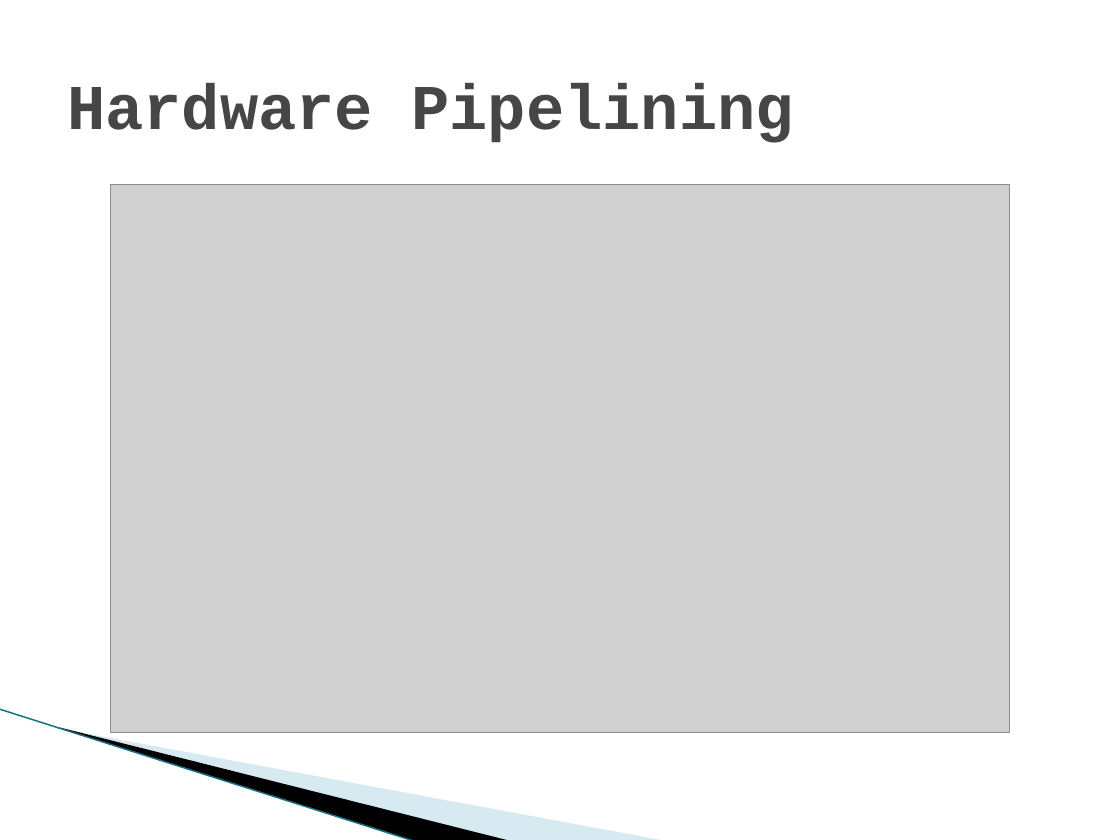
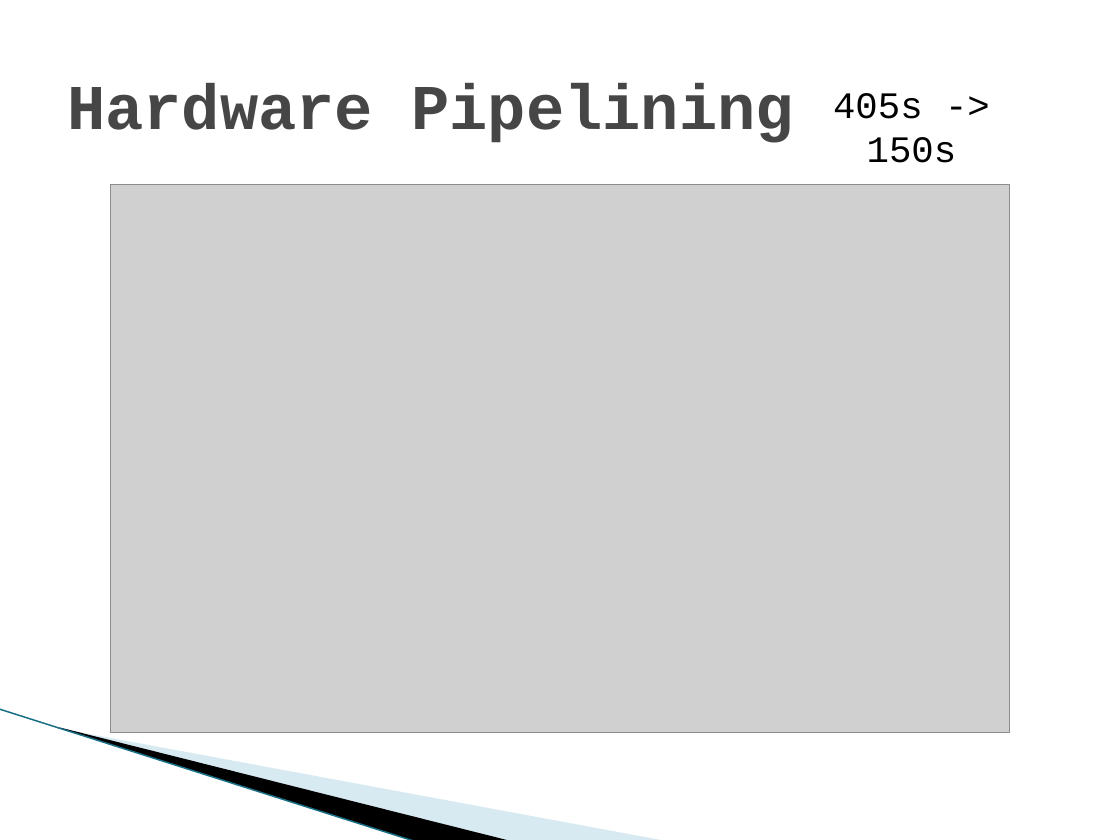
Before and after one commit to nz-Mark-Y/Object-Detection-SoC, a slide deck: slide 4 of documentation/Phase 3.pptx (slide 5 before the commit). Drawn at 1120x840 pixels with LibreOffice and Linux fonts; fonts in the diff are those of the drawing; grey boxes stand for pictures; background and template pictures are left out. Boxes give left, top, right and bottom in pixels: in the first picture for what was removed or moved away, otherwise in the second. Text is boxed around its words. In the diff, an @@ line names an element or a change of style, - is before the commit and + after.

```diff
--- a/documentation/Phase 3.pptx
+++ b/documentation/Phase 3.pptx
@@ text added at <box>833,93,957,163</box>, 24 pt, text #000000 @@
+405s -> 150s
```
Also in this commit, not shown: 6 other slides changed, 1 slide added, 2 slides removed.
